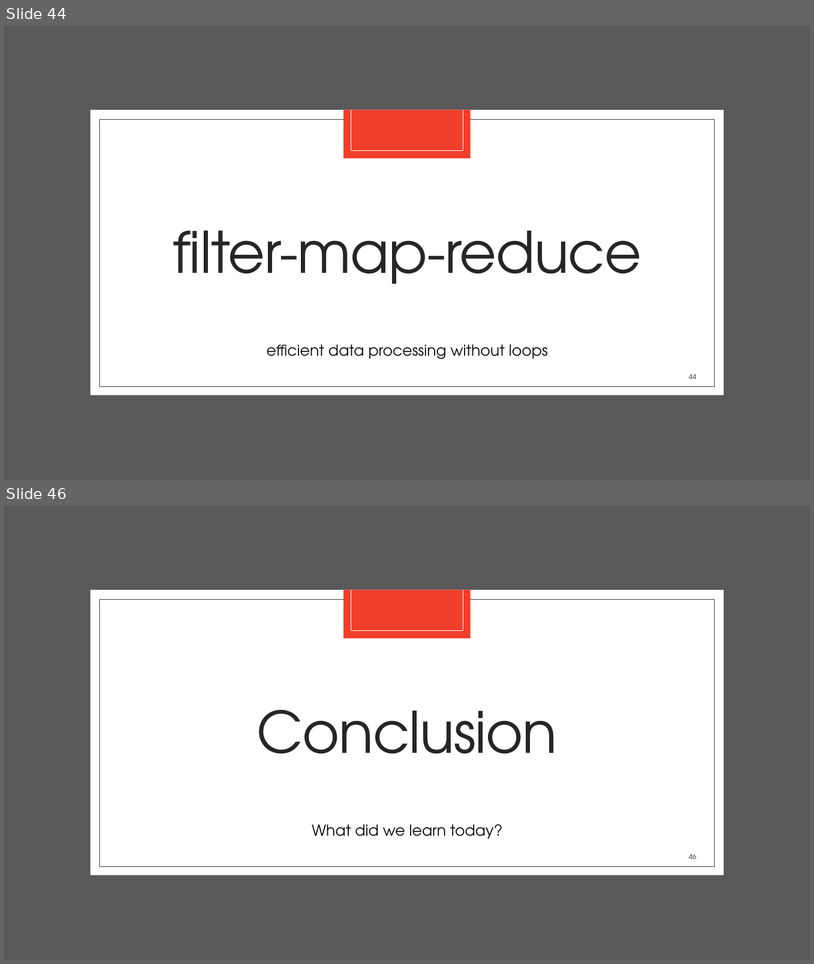
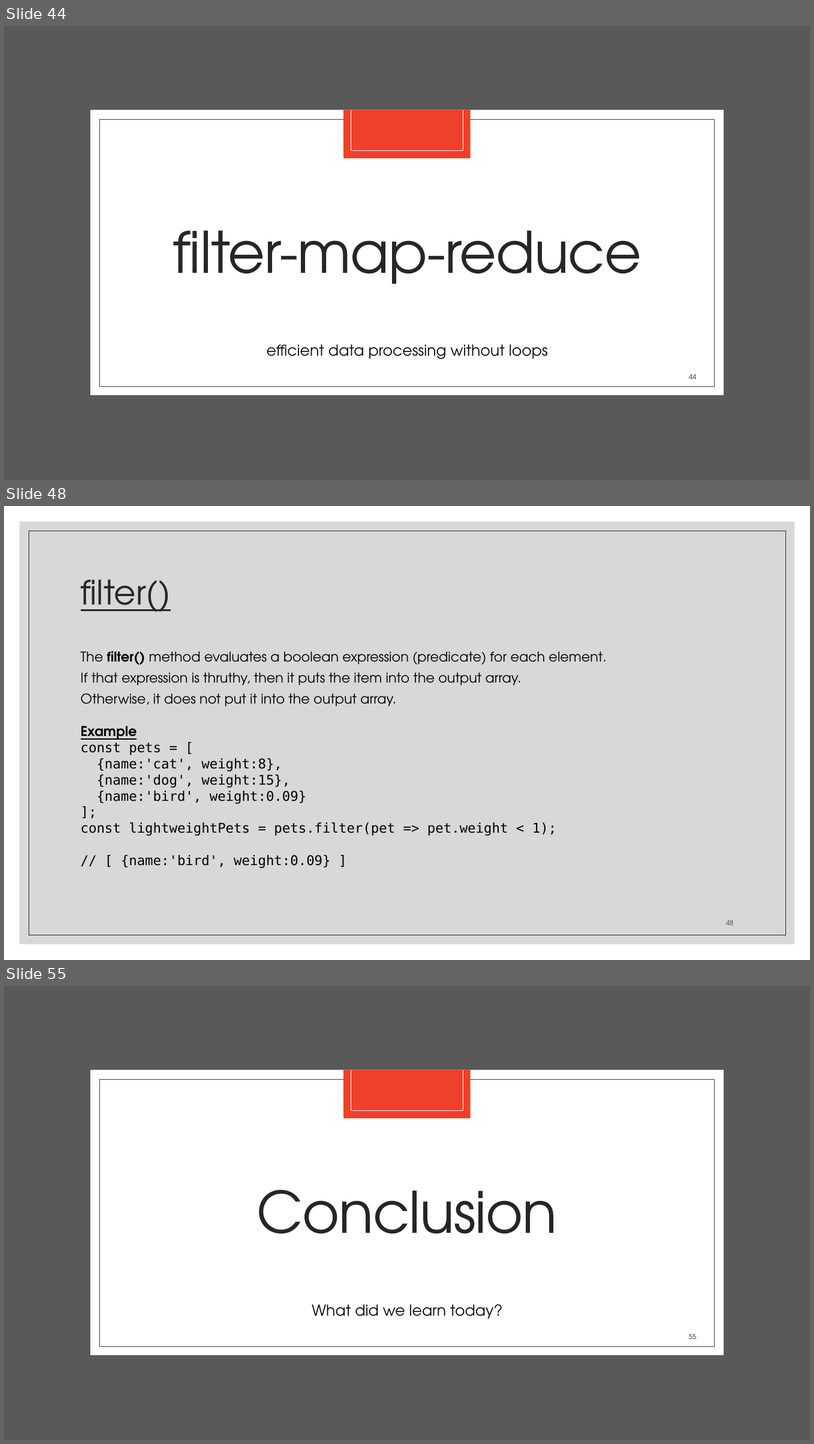
Before and after one commit to zackstotts/base-node-curriculum, a slide deck: unit_00/html_review/04 JavaScript.pptx. Shown one above the other, each under a label of ours: slides 44 and 46 before the commit, slides 44, 48 and 55 after it; the slides between them are not shown. The pictures are 814x964 and 814x1444 pixels, drawn with LibreOffice and Linux fonts; fonts in the diff are those of the drawing. Boxes give left, top, right and bottom in pixels: in the first picture for what was removed or moved away, otherwise in the second. Text is boxed around its words. In the diff, an @@ line names an element or a change of style, - is before the commit and + after.

```diff
--- a/unit_00/html_review/04 JavaScript.pptx
+++ b/unit_00/html_review/04 JavaScript.pptx
@@ slide 48 added at [4,506,810,960], background #FFFFFF @@
@@ rectangle added at [20,522,795,944], fill #BFBFBF at 60% opacity @@
@@ rectangle added at [29,531,786,935], outline #262626 0.5 pt @@
@@ title added at [81,579,171,612], 40 pt, text #262626, underline @@
+filter()
@@ text added at [81,651,606,868], 16 pt, text #000000 @@
+The filter() method evaluates a boolean expression (predicate) for each element.
+If that expression is thruthy, then it puts the item into the output array.
+Otherwise, it does not put it into the output array.
+Example
+const pets = [
+{name:'cat', weight:8},
+{name:'dog', weight:15},
+{name:'bird', weight:0.09}
+];
+const lightweightPets = pets.filter(pet => pet.weight < 1);
+// [ {name:'bird', weight:0.09} ]
@@ page number added at [726,919,734,925], 8 pt, text #404040 @@
+48
@@ what was slide 46 is now slide 55 @@
@@ page number at [689,1333,696,1339]: text changed @@
-46
+55
```
Also in this commit, not shown: 1 slide changed, 8 other slides added.
